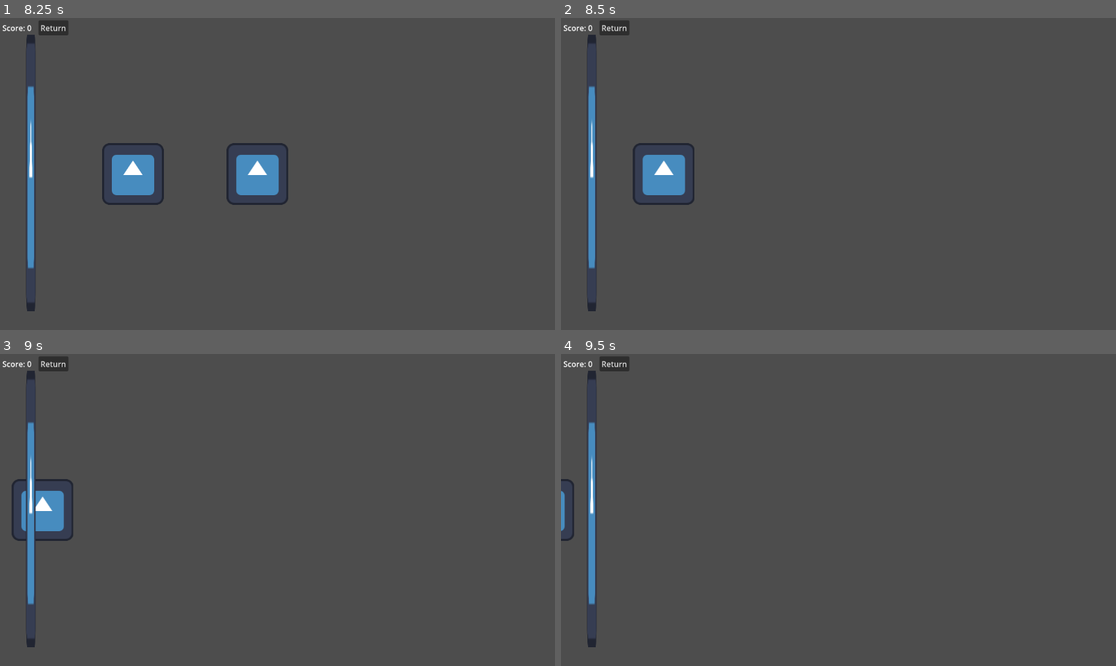
Above: before the commit, frames 1-4 (two rows, left to right).
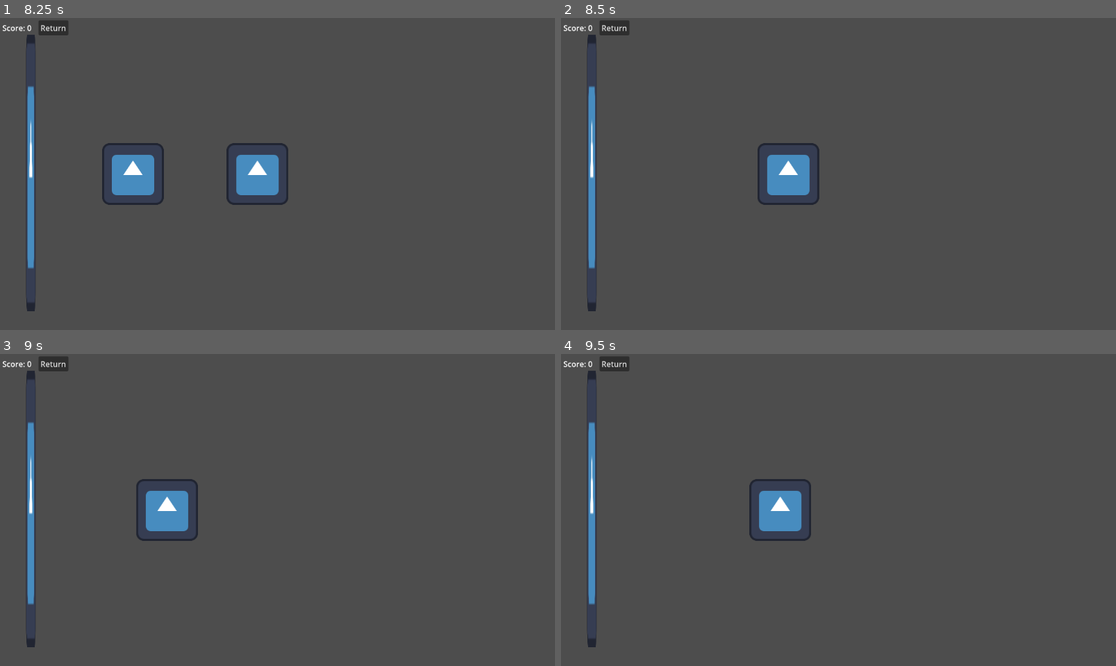
Above: after the commit, the same moments.

Repository: JoshDean599/12DI-Josh-Dean
Game: Godot game, scene res://Scenes/main_menu.tscn
The game is run twice, just before and just after one commit, with the same random seed, the same clock (stepped at 60 frames per second) and the same inputs. The engine's default icon, where the game draws it, is replaced by a stand-in: a white triangle on a blue panel in a dark square.
Inputs (mouse positions are in pixels of both pictures, inside the frame that each line leads up to):
- Up to frame 1 (8.25 s): click "Play" at 0.5 s; click "Return" at 1.25 s; click "Play" at 2 s; tap Enter at 2.75, 6.5 s; move the mouse to (399, 158) at 2.77 s; tap Space at 3.02, 3.77, 4.25, 5.27, 6.02, 6.77 s; move the mouse to (166, 189) at 3.52 s; move the mouse to (333, 105) at 4.27 s; move the mouse to (249, 236) at 5.02 s; move the mouse to (444, 220) at 5.77 s; move the mouse to (111, 127) at 6.52 s; move the mouse to (305, 174) at 7.27 s; move the mouse to (194, 96) at 8.02 s
- Up to frame 2 (8.5 s): tap Space at 8.27 s
- Up to frame 3 (9 s): move the mouse to (399, 494) at 8.77 s
- Up to frame 4 (9.5 s): tap Space at 9.02 s

Frame 1 is identical in both runs. In frame 2, 2.6% of the frame differs, in the area x 12-47%, y 40-60%; in frame 3, 2.3%; in frame 4, 1.5%.
Error after the commit: Invalid access to property or key 'lower' on a base object of type 'StringName'. (res://Scenes/Objects/game_note.gd:47)

Commit message:
8_5_26
WHY IS THE SCORES A STRING???

Diff:
--- a/rhythm-game-project/Scenes/Objects/game_note.gd
+++ b/rhythm-game-project/Scenes/Objects/game_note.gd
@@ -1,25 +1,14 @@
 extends Node2D
+
+@onready var game = get_parent().get_parent()
 
 var movingSpeed: float = 250.0
 
-var duration: float = 0.0
-var timerWaitTime: float = 1.0
-var scoreTimes = {
-	ok = {
-		min = 3.0,
-		max = 5.0,
-		score = 50
-	},
-	perfect = {
-		min = 3.9,
-		max = 4.1,
-		score = 200
-	}
-}
+var duration: float = 0.0 # How long it needs to be held down for
 
 #var passedPosition: float = -515.0
 var freeQueuePosition: float = -660.0
-
+var noteTime: float = 0.0 # Gets updated when created
 var hasPassed: bool = false
 
 
@@ -28,31 +17,34 @@
 	global_position -= Vector2(movingSpeed * delta, 0)
 
 
-
 	# Check if the note no longer counts for hits
 	#if global_position.x < passedPosition and not hasPassed:
 	#	hasPassed = true
 	# Clear the note once it's no longer in use
 	if global_position.x < freeQueuePosition:
+		hasPassed = true
 		queue_free()
 
-func setup(notePosition: Vector2, tailPosition: Vector2):
+func setup(NoteTime: float, notePosition: Vector2, tailPosition: Vector2):
 	#Set the initial notes position
 	global_position = notePosition
 	# Setup the note tail
 	$Tail.position =  tailPosition
+	# Set the time of the note:
+	noteTime = NoteTime
 	# Start the processing for the note
 	set_process(true)
 
-	$Timer.wait_time = timerWaitTime
 
 
-func _on_timer_timeout() -> void:
-	hasPassed = true
-	pass # Replace with function body.
+func on_hit() -> int:
+	var time = game.currentTime
+	var score = 0
 
-func hit() -> void:
-	var score = "Miss"
-	for i in scoreTimes:
-		pass
-	pass
+	print(game.scores)
+	for i in game.scores:
+		print(i)
+		if time > i.lower and time < i.upper:
+			score = i.score
+
+	return score
--- a/rhythm-game-project/Scenes/Objects/game_note.tscn
+++ b/rhythm-game-project/Scenes/Objects/game_note.tscn
@@ -11,9 +11,3 @@
 
 [node name="Head" type="Sprite2D" parent="." unique_id=1646859482]
 texture = ExtResource("1_yjfqu")
-
-[node name="Timer" type="Timer" parent="." unique_id=574372331]
-one_shot = true
-autostart = true
-
-[connection signal="timeout" from="Timer" to="." method="_on_timer_timeout"]
--- a/rhythm-game-project/Scenes/Objects/note_handler.gd
+++ b/rhythm-game-project/Scenes/Objects/note_handler.gd
@@ -3,16 +3,13 @@
 var noteQueue = []
 
 func _unhandled_input(event: InputEvent) -> void:
-	if event is InputEventKey:
-		hit_key(event)
+	if event is InputEventKey and not event.is_echo() and noteQueue.size() > 0:
+		if event.pressed:
+			var noteToPop = noteQueue.pop_front()
+			get_parent().incriment_score(noteToPop.on_hit())
 
-func hit_key(inputEvent) -> void:
-	if inputEvent.is_echo() or noteQueue.size() <= 0:
-		return
-	if inputEvent.pressed:
-		var noteToPop = noteQueue.pop_front()
-		noteToPop.hit()
-		noteToPop.queue_free()
+			if noteToPop.duration == 0.0: # If the note is not a hold note
+				noteToPop.queue_free()
 
 # Called every frame. 'delta' is the elapsed time since the previous frame.
 func _process(_delta: float) -> void:
@@ -25,7 +22,7 @@
 func create_note(notePosition: Vector2, tailPosition: Vector2) -> void:
 	var noteInstance = Globals.GameNote.instantiate()
 	get_parent().get_node("Notes").call_deferred("add_child", noteInstance) # Change index from self!!
-	noteInstance.setup(notePosition, tailPosition)
+	noteInstance.setup(get_parent().currentTime + 2.0, notePosition, tailPosition)
 
 	noteQueue.push_back(noteInstance)
 
--- a/rhythm-game-project/Scenes/game.gd
+++ b/rhythm-game-project/Scenes/game.gd
@@ -1,11 +1,28 @@
 extends Node2D
 
-var currentScore = 0
+var currentScore: int = 0
+var currentTime: float = 0.0
+
+var scores = { # Maybe change the position of this to Globals
+	ok = { #-- WHY IS THIS A STRING????
+		lower = -.5,
+		upper = .5,
+		score = 50
+	},
+	perfect = {
+		lower = -.1,
+		upper = .1,
+		score = 200
+	}
+}
 
 func _on_tree_entered() -> void:
 	# Reset the game on re-load
 	# Reset the score:
 	currentScore = 0
+	# Reset the time:
+	currentTime = 0.0
+
 	$UI/Control/HBoxContainer/MarginContainer/Label.text = "Score: 0"
 	# Remove all loaded notes from the scene and queue:
 	for i in $Notes.get_children().size():
@@ -15,11 +32,12 @@
 func _on_button_pressed() -> void:
 	Globals.change_scene(Globals.MainMenu)
 
-func incriment_score(value) -> void:
+func incriment_score(value: int) -> void:
 	currentScore += value
 	$UI/Control/HBoxContainer/MarginContainer/Label.text = "Score: " + str(currentScore)
 
 
 func _process(delta: float) -> void:
+	currentTime += delta
 	#$Camera2D.position.x -= delta * 10 # - Move camera for some reason
 	pass
